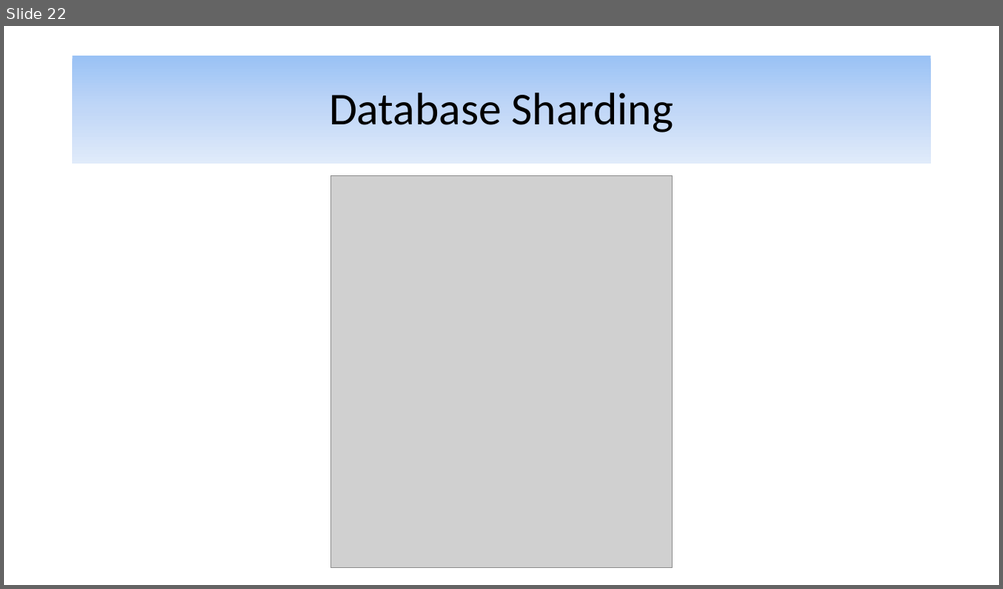
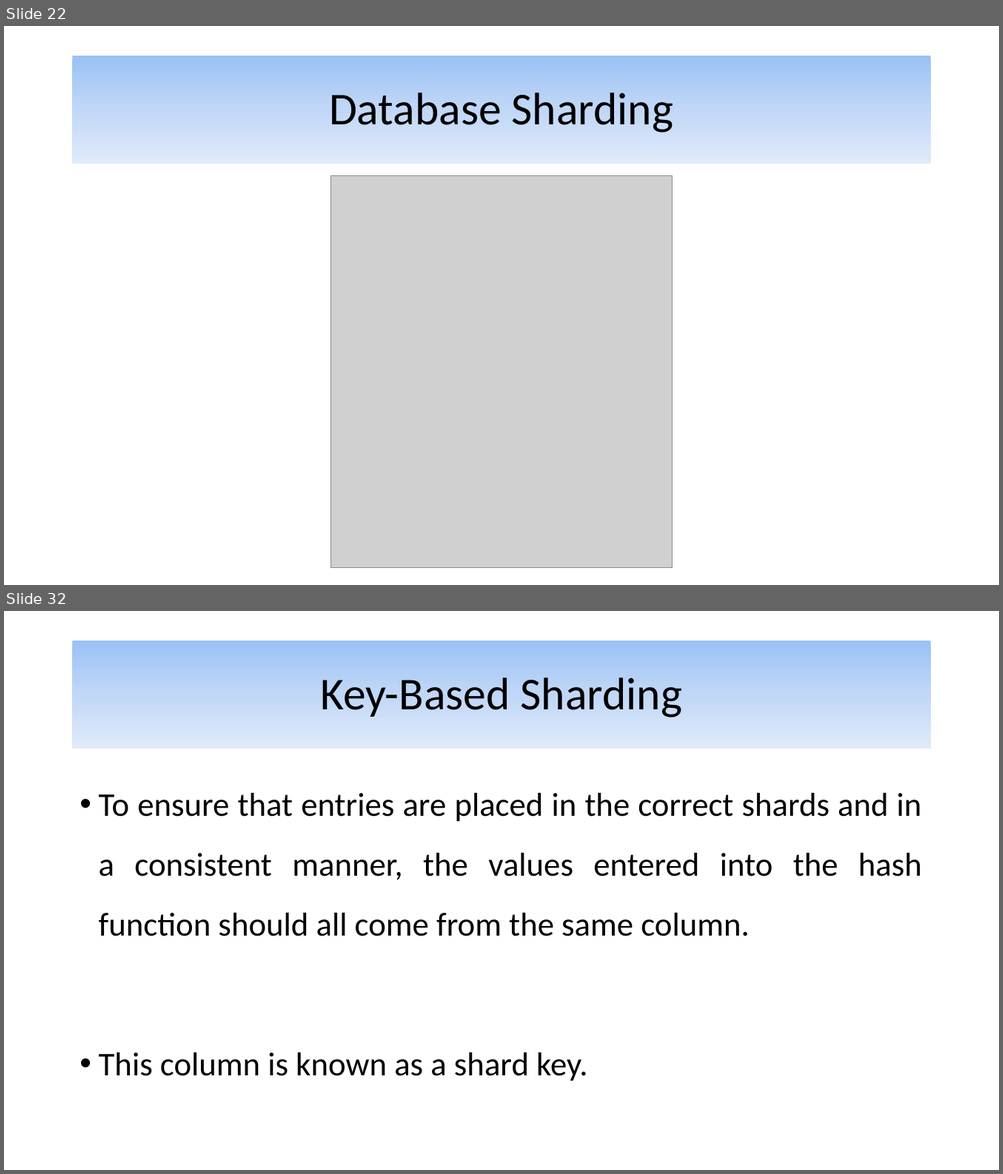
Before and after one commit to alijfri99/presentations, a slide deck: Advanced DBMS Presentation.pptx. Shown one above the other, each under a label of ours: slide 22 before the commit, slides 22 and 32 after it; the slides between them are not shown. The pictures are 1003x589 and 1003x1174 pixels, drawn with LibreOffice and Linux fonts; fonts in the diff are those of the drawing; grey boxes stand for pictures. Boxes give left, top, right and bottom in pixels: in the first picture for what was removed or moved away, otherwise in the second. Text is boxed around its words. In the diff, an @@ line names an element or a change of style, - is before the commit and + after.

Commit message:
Finished key-based sharding

```diff
--- a/Advanced DBMS Presentation.pptx
+++ b/Advanced DBMS Presentation.pptx
@@ slide 32 added at box(4, 611, 999, 1170), background #FFFFFF @@
@@ title added at box(73, 641, 930, 749), fill gradient #9AC3F5 to #C2D8F8 to #E1EBFB, 44 pt, text #000000 @@
+Key-Based Sharding
@@ text added at box(99, 793, 922, 1082), 32 pt, text #000000 @@
+• To ensure that entries are placed in the correct shards and in a consistent manner, the values entered into the hash function should all come from the same column.
+• This column is known as a shard key.
```
Also in this commit, not shown: 12 other slides added, 1 slide removed.
